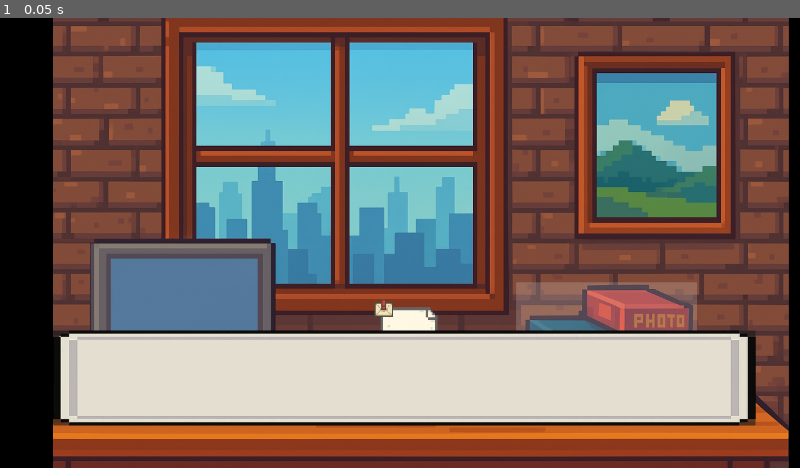
Above: before the commit, frame 1.
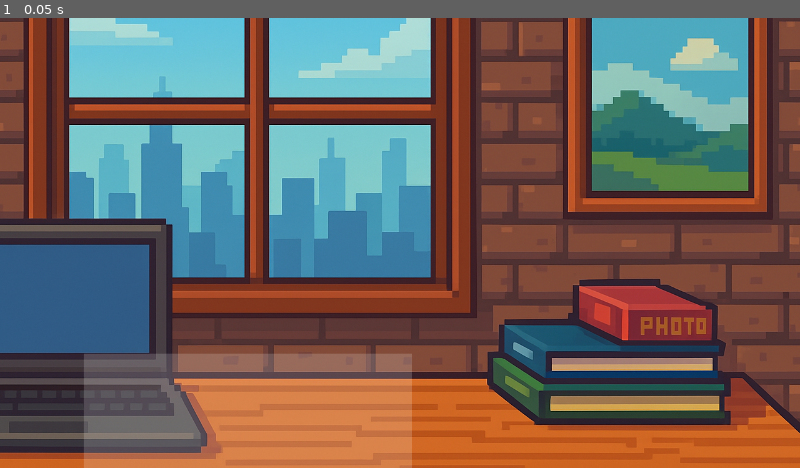
Above: after the commit, the same moment.

Repository: PauGasull/LettersOfABrokenDoll
Game: Godot game, scene res://Scenes/main.tscn
Same seed, same stepped clock (60 frames per second), same inputs: the game is played once before the commit and once after it.
Inputs:
- Up to frame 1 (0.05 s): no input

The runs differ from the first frame. In frame 1, 85% of the frame differs, in the area x 0-100%, y 0-100%.
Error after the commit: Parse Error: Used tab character for indentation instead of space as used before in the file. (res://Scripts/letter_manager.gd:30)

Commit message:
Fix UI layout and add letter workflow

Diff:
--- a/Scenes/main.tscn
+++ b/Scenes/main.tscn
@@ -14,14 +14,17 @@
 
 [node name="TextureRect" type="TextureRect" parent="CanvasLayer"]
 anchors_preset = 15
+anchor_left = 0.0
+anchor_top = 0.0
 anchor_right = 1.0
 anchor_bottom = 1.0
-offset_left = 28.0
-offset_right = 1314.0
-offset_bottom = 706.0
+offset_left = 0.0
+offset_top = 0.0
+offset_right = 0.0
+offset_bottom = 0.0
 grow_horizontal = 2
 grow_vertical = 2
-scale = Vector2(0.55, 0.55)
+scale = Vector2(1, 1)
 texture = ExtResource("1_jjgbg")
 stretch_mode = 5
 
@@ -58,45 +61,59 @@
 offset_top = -236.364
 offset_right = 370.181
 offset_bottom = 261.636
+visible = false
 texture = ExtResource("4_21xkr")
 
 [node name="PanelContainer" type="PanelContainer" parent="CanvasLayer"]
+visible = false
 anchors_preset = 12
+anchor_left = 0.0
 anchor_top = 1.0
 anchor_right = 1.0
 anchor_bottom = 1.0
 offset_left = 145.0
-offset_top = -180.0
-offset_right = 187.0
-offset_bottom = 326.0
+offset_top = -250.0
+offset_right = -145.0
+offset_bottom = 0.0
 grow_horizontal = 2
 grow_vertical = 0
-scale = Vector2(0.85, 0.3)
+scale = Vector2(1, 1)
 
 [node name="TextureRect" type="TextureRect" parent="CanvasLayer/PanelContainer"]
 layout_mode = 2
 texture = ExtResource("4_kry3j")
 
 [node name="VBoxContainer" type="VBoxContainer" parent="CanvasLayer/PanelContainer/TextureRect"]
-layout_mode = 0
-offset_left = 44.7059
-offset_top = 60.0
-offset_right = 1274.71
-offset_bottom = 460.0
+layout_mode = 2
+anchor_left = 0.0
+anchor_top = 0.0
+anchor_right = 1.0
+anchor_bottom = 1.0
+offset_left = 20.0
+offset_top = 20.0
+offset_right = -20.0
+offset_bottom = -20.0
 alignment = 1
 
 [node name="RichTextLabel" type="RichTextLabel" parent="CanvasLayer/PanelContainer/TextureRect/VBoxContainer"]
 layout_mode = 2
-text = "TEST 1"
+text = "Prompt"
 
 [node name="RichTextLabel2" type="RichTextLabel" parent="CanvasLayer/PanelContainer/TextureRect/VBoxContainer"]
 layout_mode = 2
-text = "Test 2"
+text = "Option A"
 
 [node name="RichTextLabel3" type="RichTextLabel" parent="CanvasLayer/PanelContainer/TextureRect/VBoxContainer"]
 layout_mode = 2
-text = "Test 3
-"
+text = "Option B"
+
+[node name="RichTextLabel4" type="RichTextLabel" parent="CanvasLayer/PanelContainer/TextureRect/VBoxContainer"]
+layout_mode = 2
+text = "Option C"
+
+[node name="OptionInput" type="LineEdit" parent="CanvasLayer/PanelContainer/TextureRect/VBoxContainer"]
+layout_mode = 2
+placeholder_text = "Escribe A, B o C y pulsa Enter"
 
 [node name="Camera2D" type="Camera2D" parent="."]
 position = Vector2(700, 400)
--- a/Scripts/game_manager.gd
+++ b/Scripts/game_manager.gd
@@ -1,15 +1,56 @@
 # GameManager.gd
 extends Node
 
+var unread_letters: Array = []
+
 func _ready():
-	# Connect all existing Clickable nodes using a Callable
-	for clickable in get_tree().get_nodes_in_group("Clickable"):
-		clickable.connect("clicked", self._on_clickable_clicked)
+        for clickable in get_tree().get_nodes_in_group("Clickable"):
+                clickable.clicked.connect(self._on_clickable_clicked)
+        LetterManager.letter_received.connect(self._on_letter_received)
+        LetterManager.composition_prompt.connect(self._on_composition_prompt)
+        LetterManager.letter_sent.connect(self._on_letter_sent)
+        $CanvasLayer/PanelContainer/TextureRect/VBoxContainer/OptionInput.text_submitted.connect(self._on_OptionInput_text_submitted)
 
-# If you add clickables at runtime, use this helper too
 func connect_clickable(clickable):
-	clickable.connect("clicked", self._on_clickable_clicked)
+        clickable.clicked.connect(self._on_clickable_clicked)
 
 func _on_clickable_clicked(node):
-	# Called when any ColorRect-Clickable emits "clicked"
-	print("Clicked node: %s" % node.name)
+        if node.name == "LetterClicker":
+                _show_next_letter()
+        elif node.name == "ComputerClicker":
+                LetterManager.start_letter("COM001")
+        print("Clicked node: %s" % node.name)
+
+func _on_letter_received(text):
+        unread_letters.append(text)
+        $CanvasLayer/TextureRect/LetterClicker/LetterAlert.visible = true
+
+func _on_letter_sent(text):
+        $CanvasLayer/PanelContainer.visible = false
+
+func _on_composition_prompt(prompt, options):
+        var panel = $CanvasLayer/PanelContainer
+        panel.visible = true
+        panel.get_node("TextureRect/VBoxContainer/RichTextLabel").text = prompt
+        panel.get_node("TextureRect/VBoxContainer/OptionInput").text = ""
+        var keys = options.keys()
+        keys.sort()
+        var labels = [
+                panel.get_node("TextureRect/VBoxContainer/RichTextLabel2"),
+                panel.get_node("TextureRect/VBoxContainer/RichTextLabel3"),
+                panel.get_node("TextureRect/VBoxContainer/RichTextLabel4")
+        ]
+        for i in range(min(labels.size(), options.size())):
+                labels[i].text = "%s: %s" % [keys[i], options[keys[i]]]
+
+func _show_next_letter():
+        if unread_letters.is_empty():
+                return
+        var letter = unread_letters.pop_front()
+        print("READ LETTER:\n" + letter)
+        if unread_letters.is_empty():
+                $CanvasLayer/TextureRect/LetterClicker/LetterAlert.visible = false
+
+func _on_OptionInput_text_submitted(new_text):
+        LetterManager.choose_option(new_text.strip_edges().to_upper())
+        $CanvasLayer/PanelContainer/TextureRect/VBoxContainer/OptionInput.text = ""
--- a/Scripts/letter_manager.gd
+++ b/Scripts/letter_manager.gd
@@ -20,10 +20,11 @@
 
 
 func _ready() -> void:
-	print("[Letter Manager] Loaded")
-	comp_data   = _load_json("res://Letters/composition.json")
-	letter_meta = _load_json("res://Letters/letter.json")
-	resp_data   = _load_json("res://Letters/responses.json")
+        print("[Letter Manager] Loaded")
+        comp_data   = _load_json("res://Letters/composition.json")
+        letter_meta = _load_json("res://Letters/letter.json")
+        resp_data   = _load_json("res://Letters/responses.json")
+        _deliver_initial_letter()
 
 
 func _load_json(path: String) -> Dictionary:
@@ -93,7 +94,7 @@
 
 
 func _on_response_timeout() -> void:
-	print("[Letter Manager] On Response Timeout")
+        print("[Letter Manager] On Response Timeout")
 	# Construïm la clau del camí: "A_B_C"
 	var key = ""
 	for i in range(choice_path.size()):
@@ -112,4 +113,13 @@
 		"text": reply_text,
 		"timestamp": Time.get_unix_time_from_system() as int
 	})
-	emit_signal("letter_received", reply_text)
+        emit_signal("letter_received", reply_text)
+
+func _deliver_initial_letter() -> void:
+        var text = "Benvolguda, aquesta és la primera carta de Ku'umi."
+        conversation.append({
+                "type": "received",
+                "text": text,
+                "timestamp": Time.get_unix_time_from_system() as int
+        })
+        emit_signal("letter_received", text)
